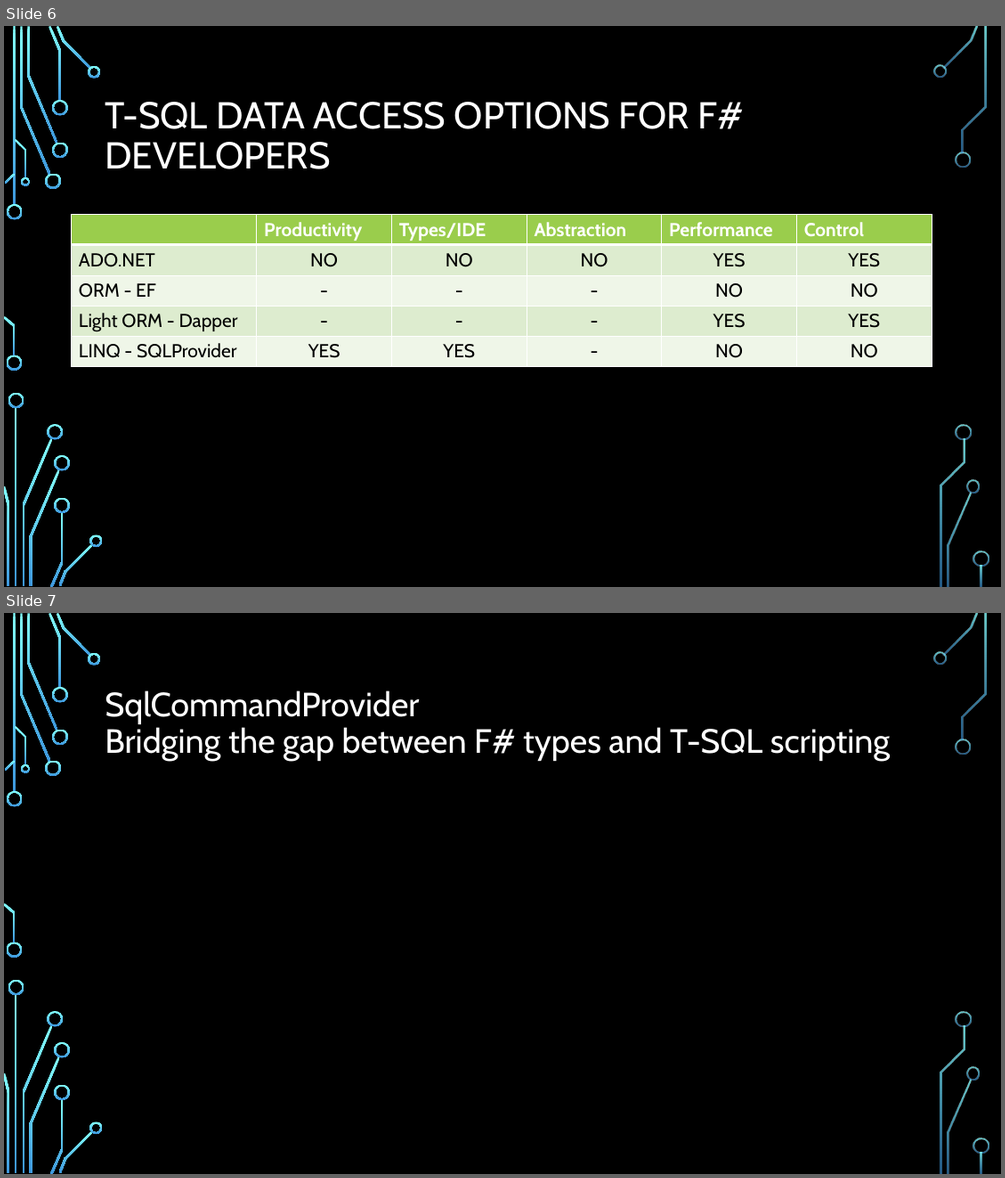
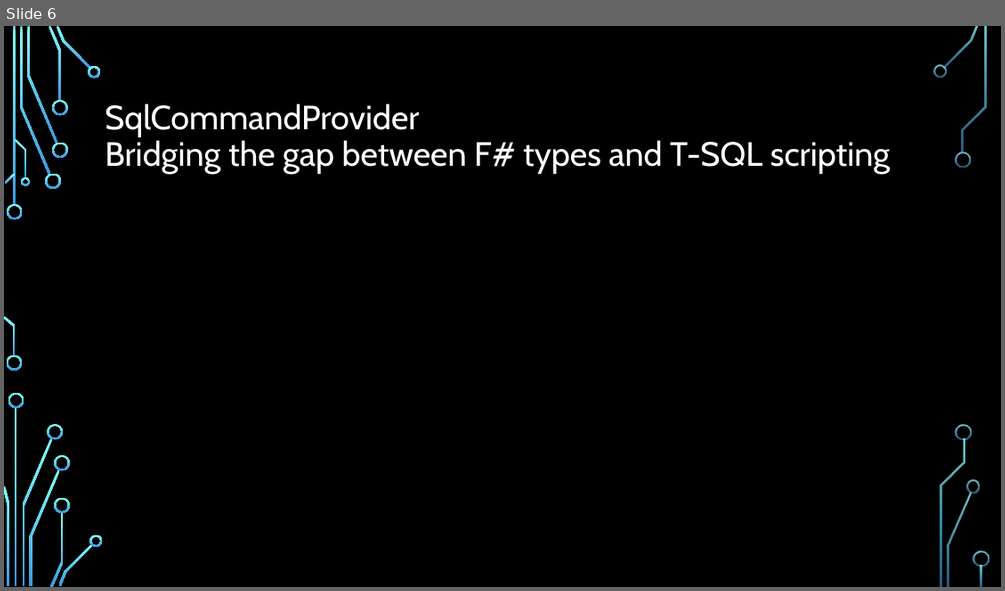
Before and after one commit to fsprojects/FSharp.Data.SqlClient, a slide deck: presentations/NYC F# UG. 2014-08-26.pptx. Shown one above the other, each under a label of ours: slides 6 and 7 before the commit, slide 6 after it. The pictures are 1005x1178 and 1005x591 pixels, drawn with LibreOffice and Linux fonts; fonts in the diff are those of the drawing; background and template pictures are left out. Boxes give left, top, right and bottom in pixels: in the first picture for what was removed or moved away, otherwise in the second. Text is boxed around its words. In the diff, an @@ line names an element or a change of style, - is before the commit and + after.

```diff
--- a/presentations/NYC F# UG. 2014-08-26.pptx
+++ b/presentations/NYC F# UG. 2014-08-26.pptx
@@ slide 6 removed at (4,26,1001,587), background picture (left out); not listed: 36 template elements that a slide beside it also shows @@
@@ title removed at (105,102,744,169) @@
-T-SQL DATA ACCESS OPTIONS FOR F# DEVELOPERS
@@ table removed at (72,215,933,366), 5 rows, 6 columns @@
- | Productivity | Types/IDE | Abstraction | Performance | Control
-ADO.NET | NO | NO | NO | YES | YES
-ORM - EF | - | - | - | NO | NO
-Light ORM - Dapper | - | - | - | YES | YES
-LINQ - SQLProvider | YES | YES | - | NO | NO
@@ what was slide 7 is now slide 6 @@
```
Also in this commit, not shown: 2 slides added, 1 other slide removed.
